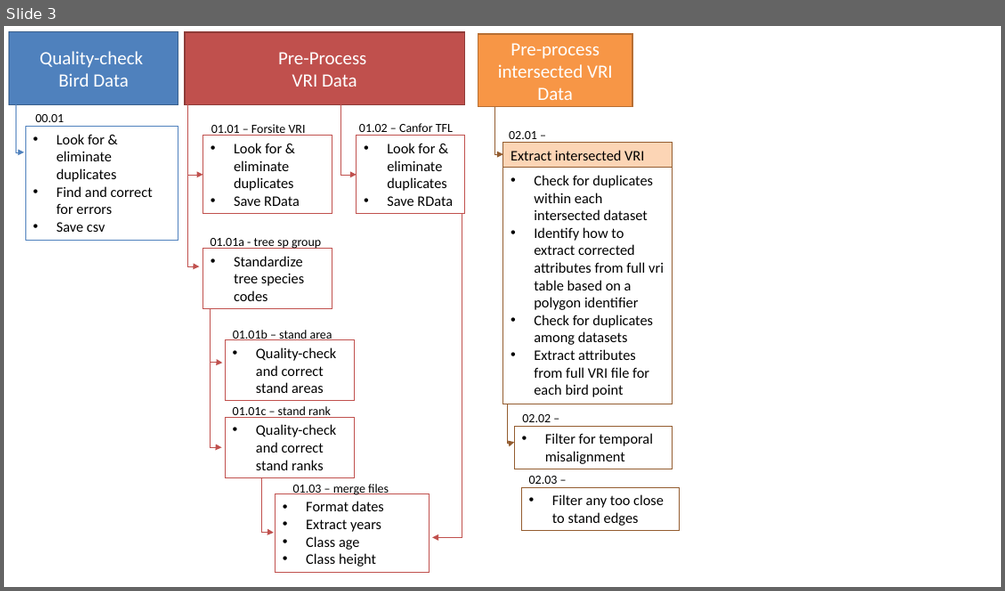
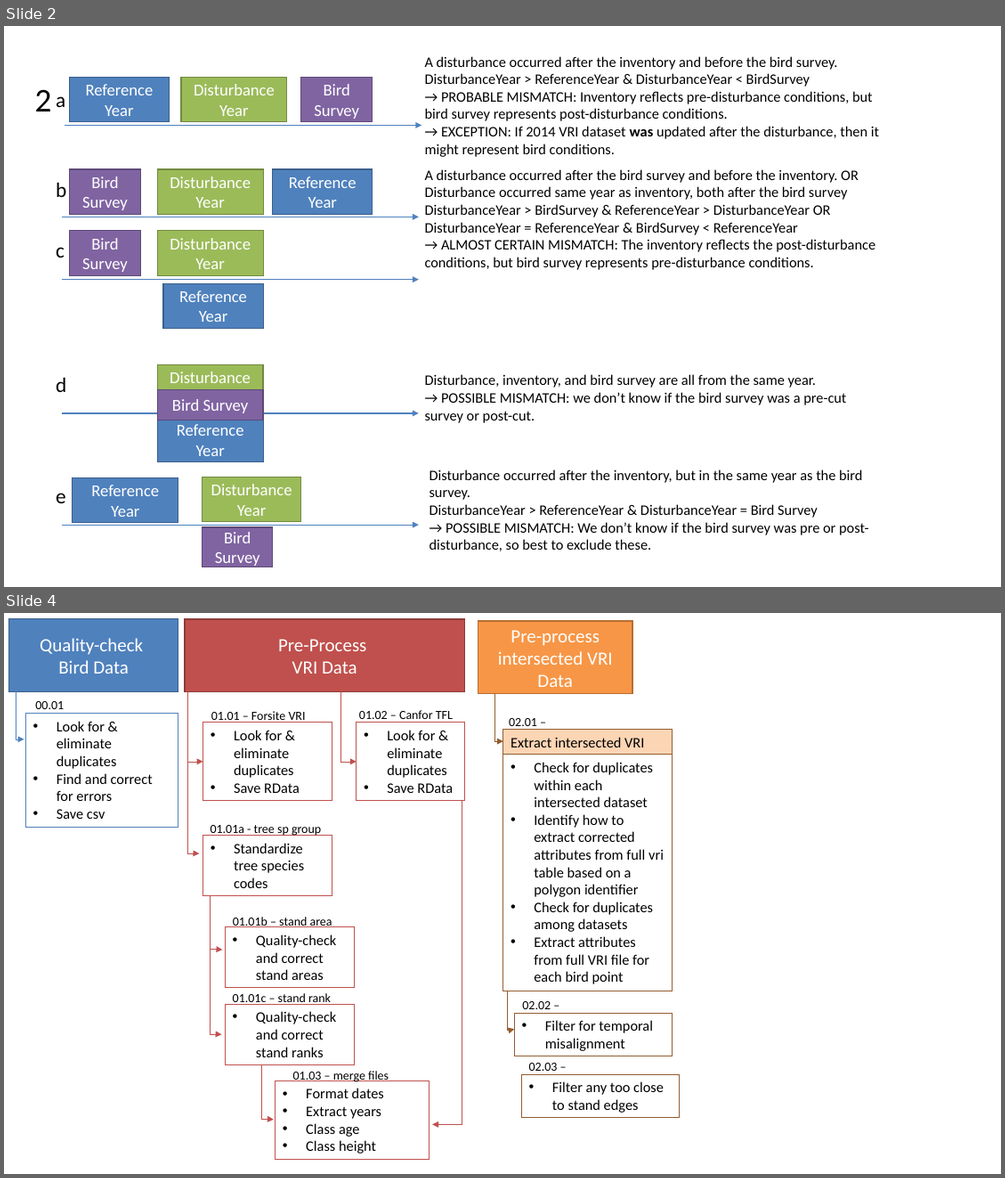
Before and after one commit to borealbirds/NBarker-BCVRImodels, a slide deck: VRI_bird_data_scenarios.pptx. Shown one above the other, each under a label of ours: slide 3 before the commit, slides 2 and 4 after it; the slides between them are not shown. The pictures are 1005x591 and 1005x1178 pixels, drawn with LibreOffice and Linux fonts; fonts in the diff are those of the drawing. Boxes give left, top, right and bottom in pixels: in the first picture for what was removed or moved away, otherwise in the second. Text is boxed around its words. In the diff, an @@ line names an element or a change of style, - is before the commit and + after.

```diff
--- a/VRI_bird_data_scenarios.pptx
+++ b/VRI_bird_data_scenarios.pptx
@@ slide 2 added at [4,26,1001,587], background #FFFFFF @@
@@ group added at [35,56,879,566]: 15 rectangles, 10 texts, 5 arrows @@
+Reference Year
+Disturbance Year
+Bird Survey
+A disturbance occurred after the inventory and before the bird survey.
+DisturbanceYear > ReferenceYear & DisturbanceYear < BirdSurvey
+→ PROBABLE MISMATCH: Inventory reflects pre-disturbance conditions, but bird survey represents post-disturbance conditions.
+→ EXCEPTION: If 2014 VRI dataset was updated after the disturbance, then it might represent bird conditions.
+Reference Year
+Disturbance Year
+Bird Survey
+A disturbance occurred after the bird survey and before the inventory. OR Disturbance occurred same year as inventory, both after the bird survey
+DisturbanceYear > BirdSurvey & ReferenceYear > DisturbanceYear OR DisturbanceYear = ReferenceYear & BirdSurvey < ReferenceYear
+→ ALMOST CERTAIN MISMATCH: The inventory reflects the post-disturbance conditions, but bird survey represents pre-disturbance conditions.
+2
+a
+b
+Disturbance, inventory, and bird survey are all from the same year.
+→ POSSIBLE MISMATCH: we don’t know if the bird survey was a pre-cut survey or post-cut.
+Reference Year
+Disturbance Year
+Bird Survey
+c
+Reference Year
+Disturbance Year
+Bird Survey
+d
+Disturbance occurred after the inventory, but in the same year as the bird survey.
+DisturbanceYear > ReferenceYear & DisturbanceYear = Bird Survey
+→ POSSIBLE MISMATCH: We don’t know if the bird survey was pre or post-disturbance, so best to exclude these.
+Reference Year
+Disturbance Year
+Bird Survey
+e
@@ what was slide 3 is now slide 4 @@
```
Also in this commit, not shown: 1 slide changed, 1 other slide added, 1 slide removed, 4 other files.
